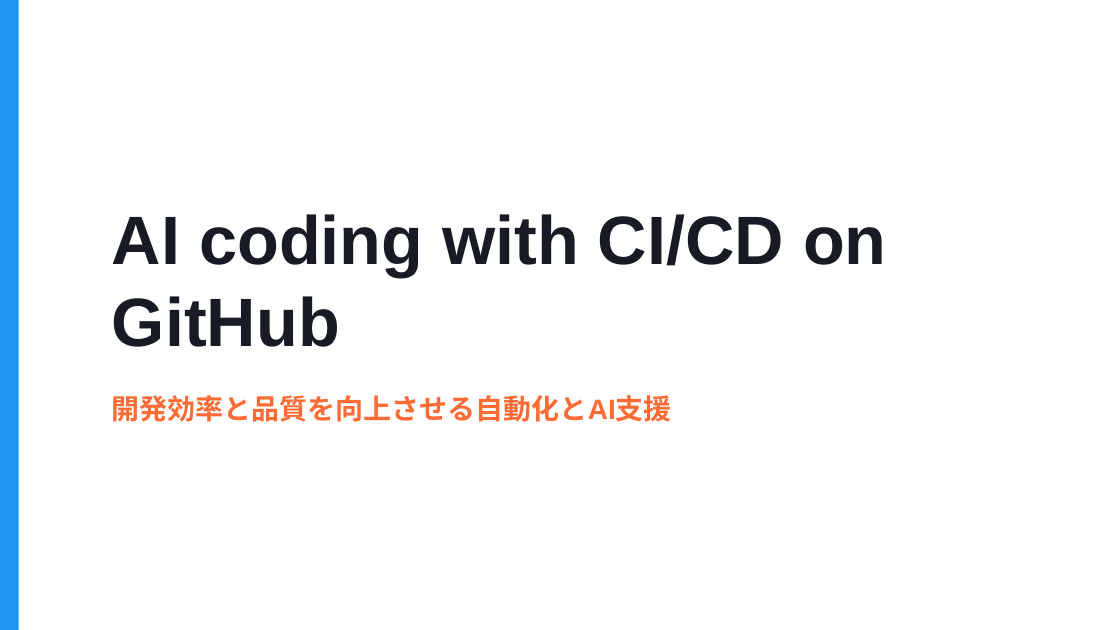
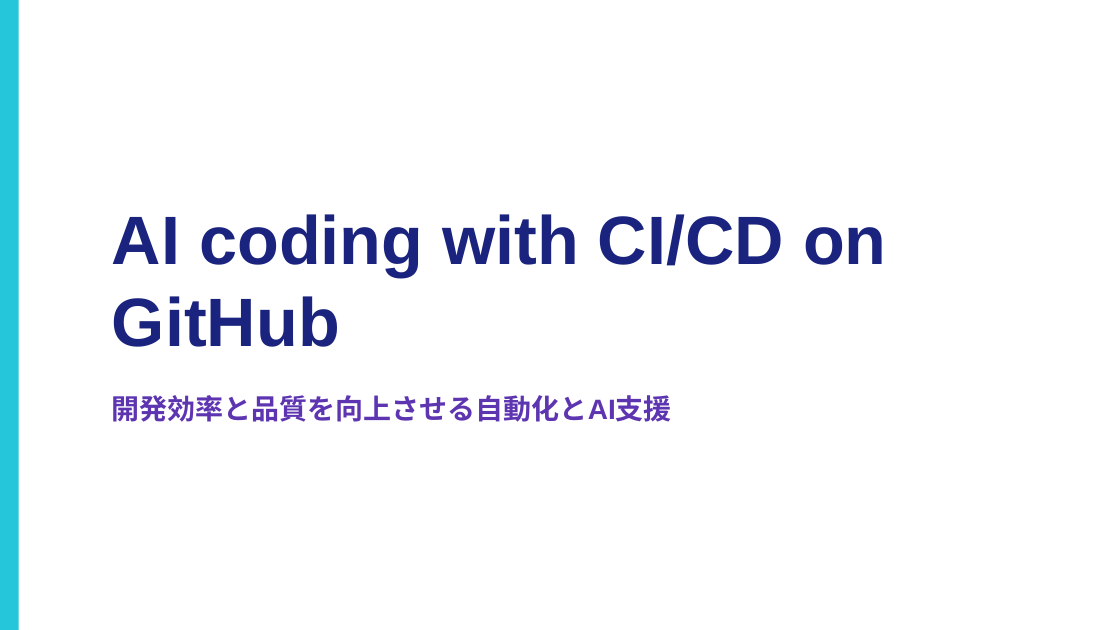
Before and after one commit to dceoy/text-to-slides-lab, a slide deck: slide 1 of workspace/github-actions-copilot.pptx. Drawn at 1120x630 pixels with LibreOffice and Linux fonts; fonts in the diff are those of the drawing. Boxes give left, top, right and bottom in pixels: in the first picture for what was removed or moved away, otherwise in the second. Text is boxed around its words. In the diff, an @@ line names an element or a change of style, - is before the commit and + after.

```diff
--- a/workspace/github-actions-copilot.pptx
+++ b/workspace/github-actions-copilot.pptx
@@ rectangle at (0, 0, 19, 629): fill #2196F3 to #26C6DA @@
@@ text "AI coding with CI/CD on ..." at (112, 214, 886, 347): text colour #181B24 to #1A237E @@
@@ text "開発効率と品質を向上させる自動化とAI支援" at (112, 395, 672, 422): text colour #FF6B35 to #5E35B1 @@
```
Also in this commit, not shown: 13 other slides changed, 15 other files.
